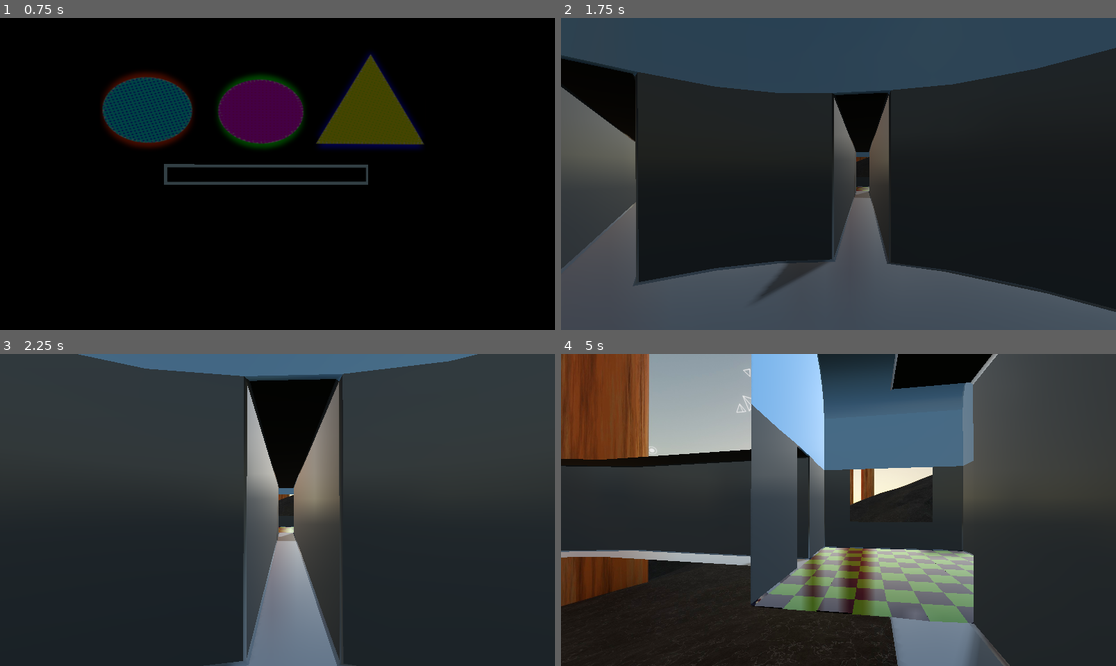
Above: before the commit, frames 1-4 (two rows, left to right).
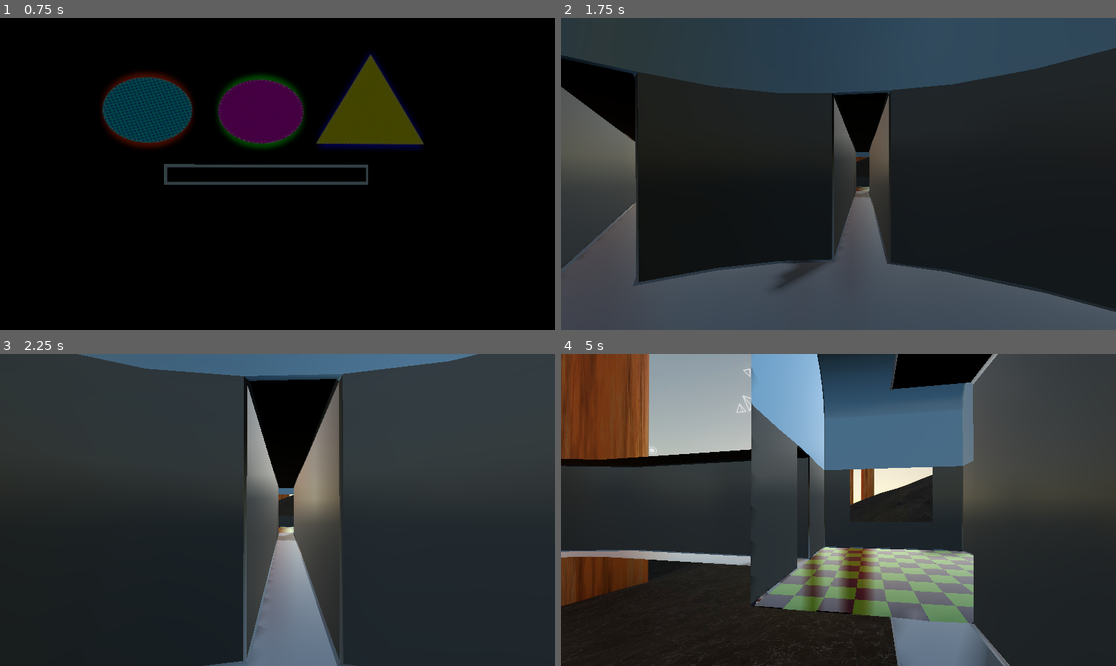
Above: after the commit, the same moments.

Repository: g-deng/vlst-illusion
Game: Godot game, scene res://GVstaging.tscn
The game is run twice, just before and just after one commit, with the same random seed, the same clock (stepped at 60 frames per second) and the same inputs.
Inputs (mouse positions are in pixels of both pictures, inside the frame that each line leads up to):
- Up to frame 1 (0.75 s): tap Enter at 0.5 s; move the mouse to (305, 174) at 0.52 s; hold W from 0.53 s (still down); tap T at 0.6 s; click (305, 174) at 0.67 s
- Up to frame 2 (1.75 s): keep holding W; move the mouse to (810, 174) at 1.27 s; tap Y at 1.35 s
- Up to frame 3 (2.25 s): keep holding W; move the mouse to (288, 503) at 2.02 s; tap Z at 2.1 s
- Up to frame 4 (5 s): keep holding W; move the mouse to (832, 516) at 2.77 s; tap G at 2.85 s; click (832, 516) at 2.92 s; move the mouse to (877, 513) at 3.52 s; tap R at 3.6 s; move the mouse to (794, 506) at 4.27 s; tap H at 4.35 s

Frame 1 is identical in both runs. In frame 2, less than 0.1% of the frame differs, in the area x 8-56%, y 38-90%; in frame 3, 0.2%; in frame 4, 3.7%, in the area x 4-81%, y 0-100%.

Commit message:
spherePos

Diff:
--- a/aSCENES/Scene1place.tscn
+++ b/aSCENES/Scene1place.tscn
@@ -263,7 +263,7 @@
 shape = SubResource("BoxShape3D_rfnjr")
 
 [node name="red-sphere" parent="." index="15" unique_id=1717610765 instance=ExtResource("8_6nsww")]
-transform = Transform3D(1, 0, 0, 0, 1, 0, 0, 0, 1, 0, 2, 16)
+transform = Transform3D(1, 0, 0, 0, 1, 0, 0, 0, 1, 0, 2.629469, 16)
 
 [node name="red-sphere2" parent="red-sphere" index="1" unique_id=1644923424 instance=ExtResource("8_6nsww")]
 transform = Transform3D(1, 0, 0, 0, 1, 0, 0, 0, 1, -0.89366174, -0.48843527, -1.1705999)
@@ -278,7 +278,7 @@
 transform = Transform3D(1, 0, 0, 0, 1, 0, 0, 0, 1, -0.13068867, 0.5197816, -1.4961433)
 
 [node name="yellow-sphere" parent="." index="16" unique_id=1897647503 instance=ExtResource("9_owob4")]
-transform = Transform3D(1, 0, 0, 0, 1, 0, 0, 0, 1, -14.787304, 3, -1)
+transform = Transform3D(1, 0, 0, 0, 1, 0, 0, 0, 1, -14.787304, 2.0936656, -1)
 
 [node name="yellow-sphere2" parent="yellow-sphere" index="1" unique_id=1431792071 instance=ExtResource("9_owob4")]
 transform = Transform3D(1, 0, 0, 0, 1, 0, 0, 0, 1, 0.19329166, -0.3727002, 0.46728647)
@@ -293,7 +293,7 @@
 transform = Transform3D(1, 0, 0, 0, 0.9965201, -0.083352745, 0, 0.083352745, 0.9965201, 0, -0.8760972, 1.1235731)
 
 [node name="blue-sphere" parent="." index="17" unique_id=1197580810 instance=ExtResource("10_tj444")]
-transform = Transform3D(1, 0, 0, 0, 1, 0, 0, 0, 1, 14, 1.7435489, 0.60567975)
+transform = Transform3D(1, 0, 0, 0, 1, 0, 0, 0, 1, 14, 1.5538659, 0.60567975)
 
 [node name="blue-sphere2" parent="blue-sphere" index="1" unique_id=1682760815 instance=ExtResource("10_tj444")]
 transform = Transform3D(1, 0, 0, 0, 1, 0, 0, 0, 1, 1.079464, -0.35718107, -0.60567975)
